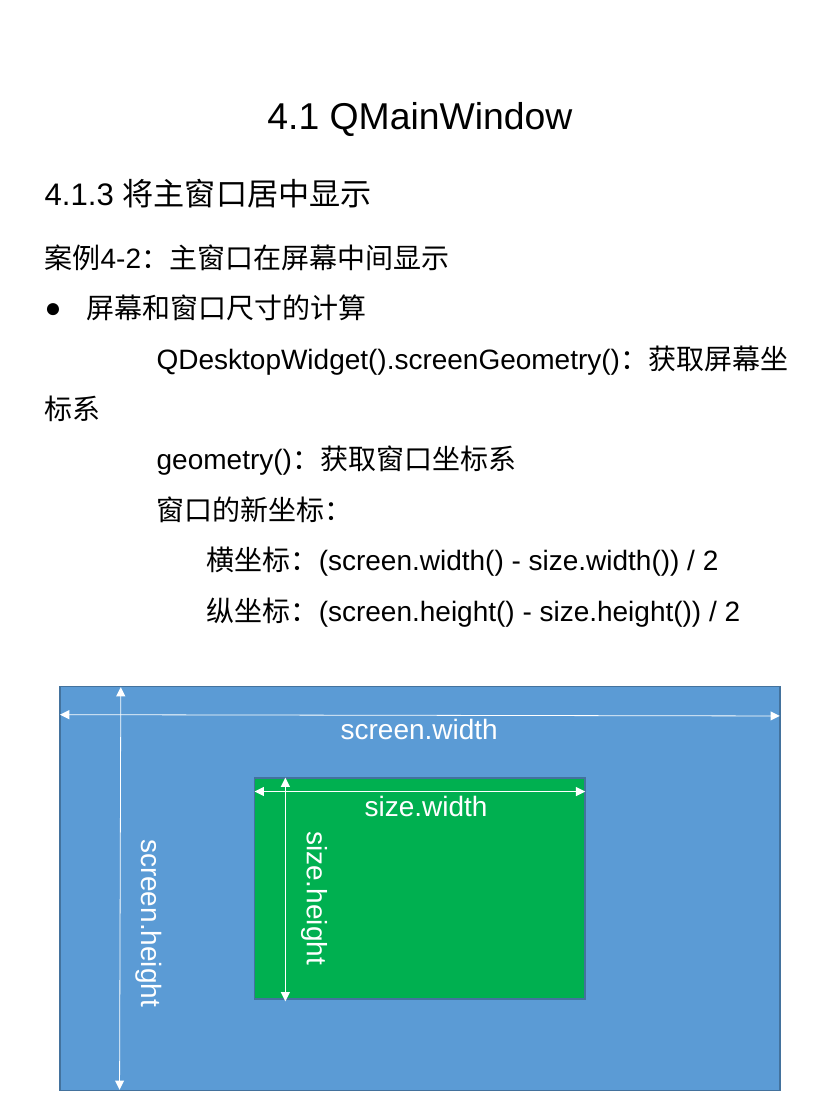
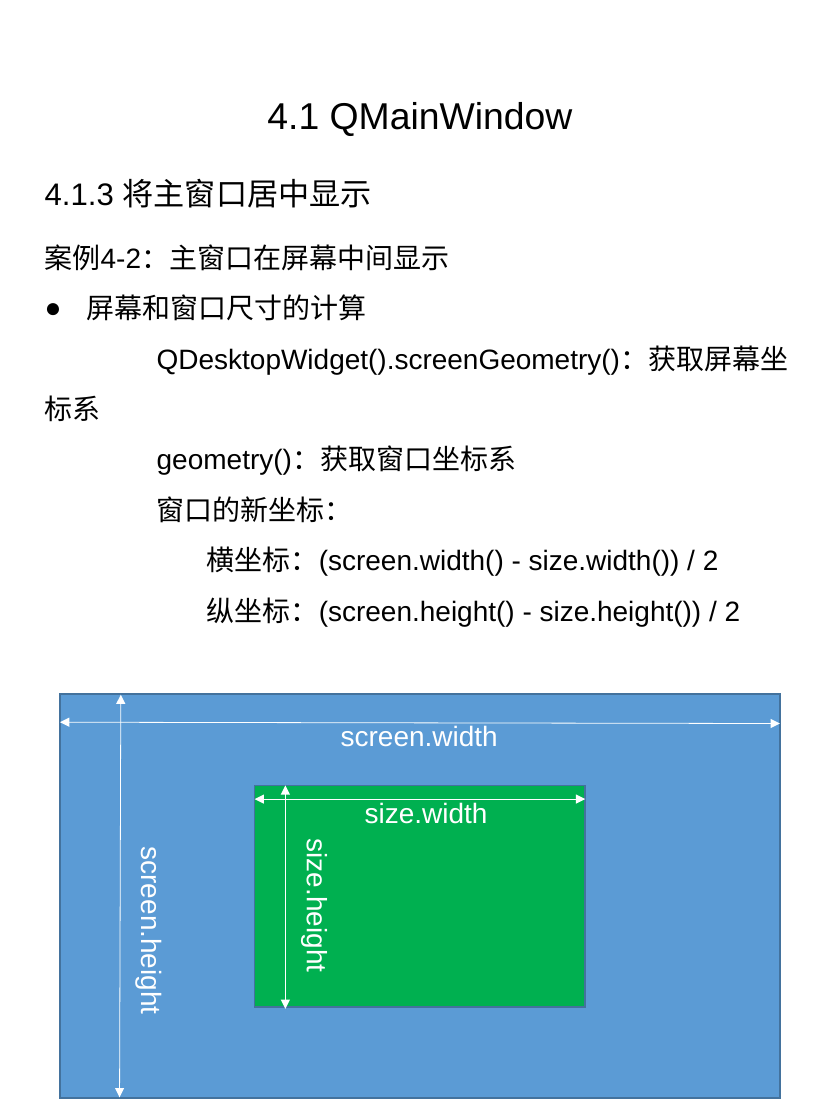
Before and after one commit to papercode-for-cheung/objectOriented_Group3_controls, a slide deck: slide 5 of controls/PyQt5--基本窗口控件(4.1-4.5)_张培良.pptx. Drawn at 840x1120 pixels with LibreOffice and Linux fonts; fonts in the diff are those of the drawing. Boxes give left, top, right and bottom in pixels: in the first picture for what was removed or moved away, otherwise in the second. Text is boxed around its words. In the diff, an @@ line names an element or a change of style, - is before the commit and + after.

```diff
--- a/controls/PyQt5--基本窗口控件(4.1-4.5)_张培良.pptx
+++ b/controls/PyQt5--基本窗口控件(4.1-4.5)_张培良.pptx
@@ 3 double arrows, 1 text, 1 rectangle: place and size @@
-3 double arrows, 1 text, 1 rectangle at [60, 687, 781, 1091]
+3 double arrows, 1 text, 1 rectangle at [60, 694, 781, 1099]
@@ 3 texts, 1 rectangle, 1 double arrow: place and size @@
-3 texts, 1 rectangle, 1 double arrow at [135, 777, 585, 1002]
+3 texts, 1 rectangle, 1 double arrow at [135, 785, 585, 1010]
```
Also in this commit, not shown: 3 other slides changed, 1 slide added, 1 slide removed, 2 other files.
